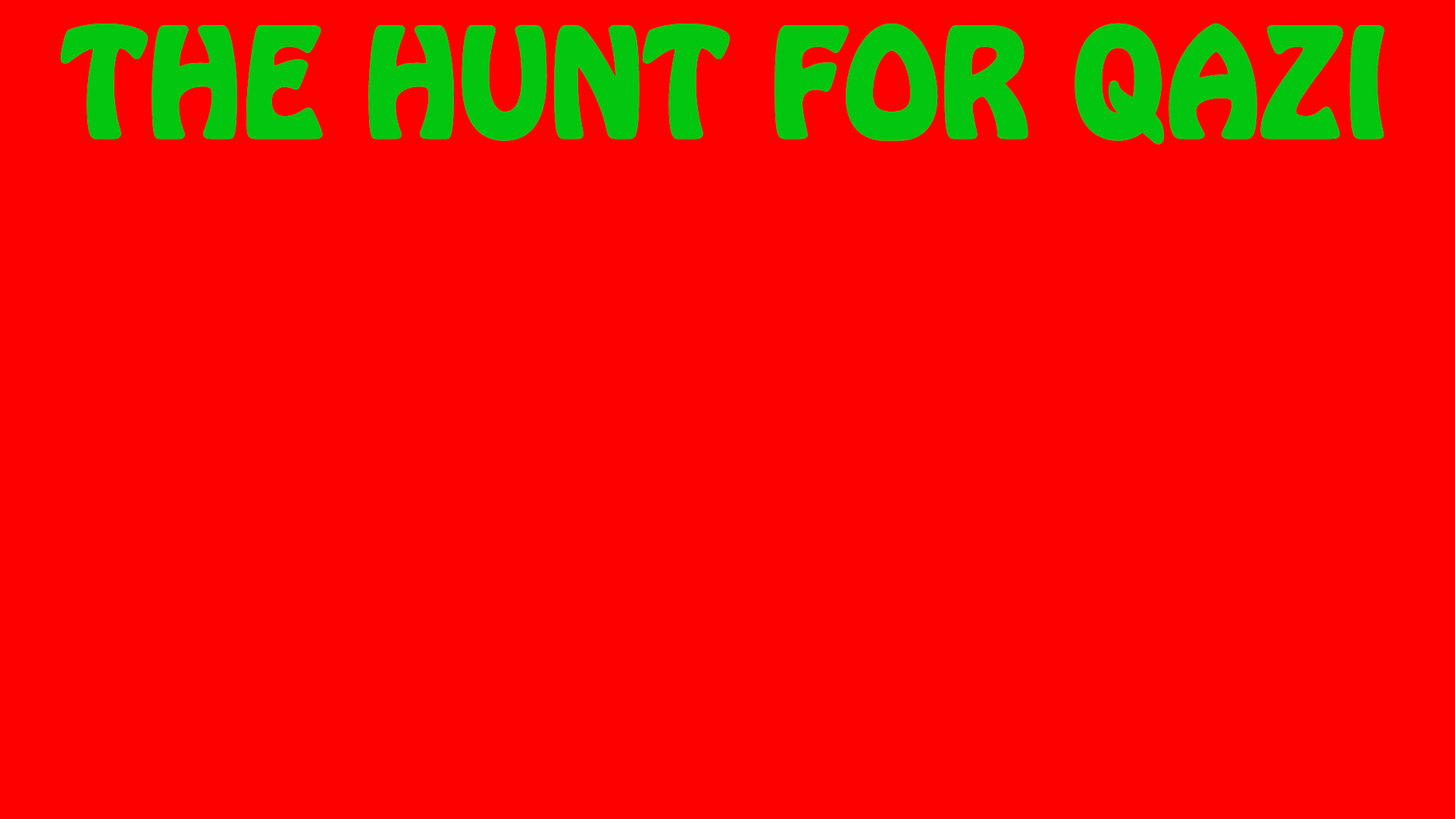
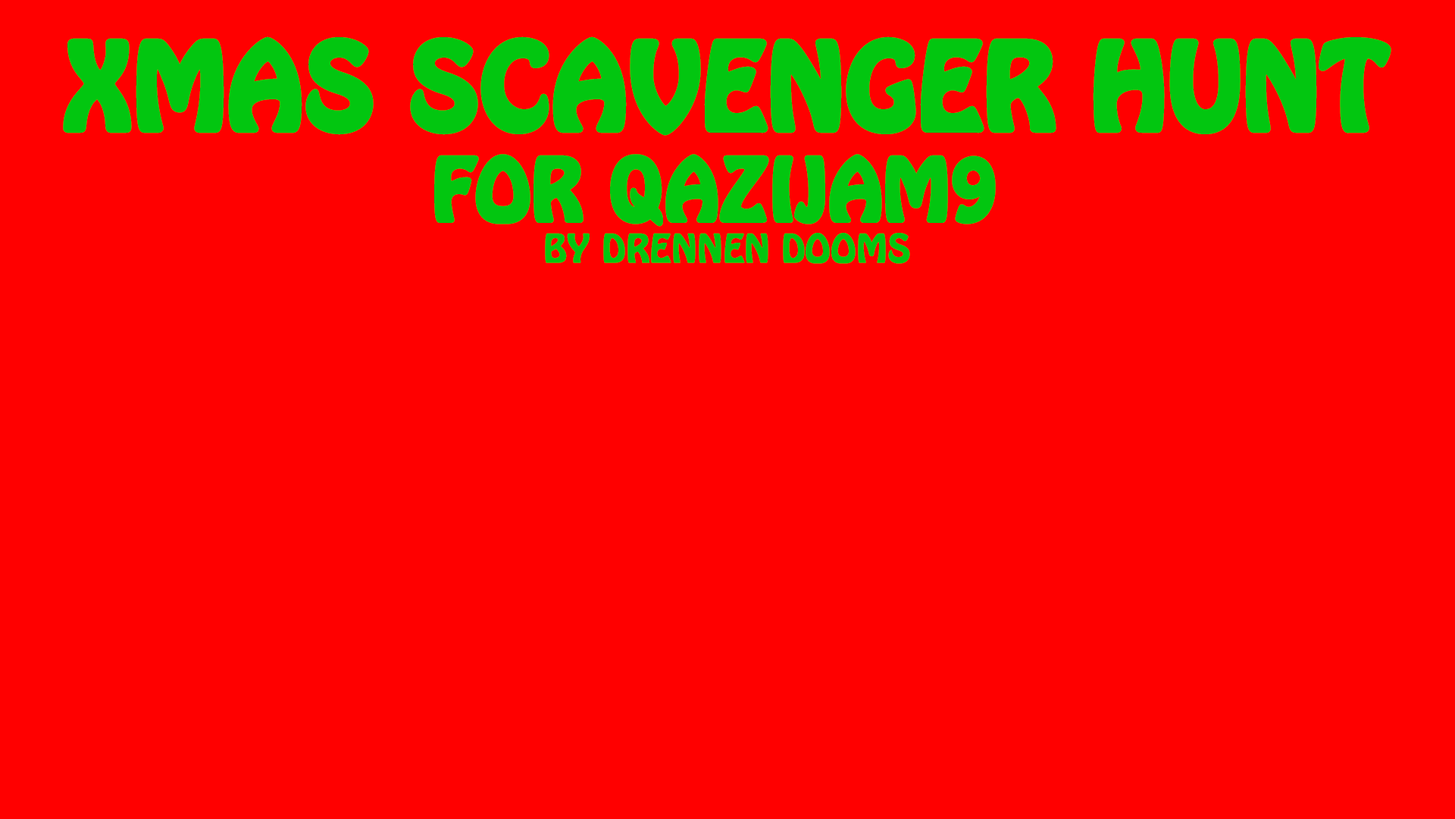
Before/after of a 1455x819 layered artwork. What changed in the layer stack:
renamed "THE HUNT FOR QAZI" to "XMAS SCAVENGER HUNT FOR QAZIJAM9 BY DRENNEN DOOMS", painted on it over [60, 22, 1392, 264]
